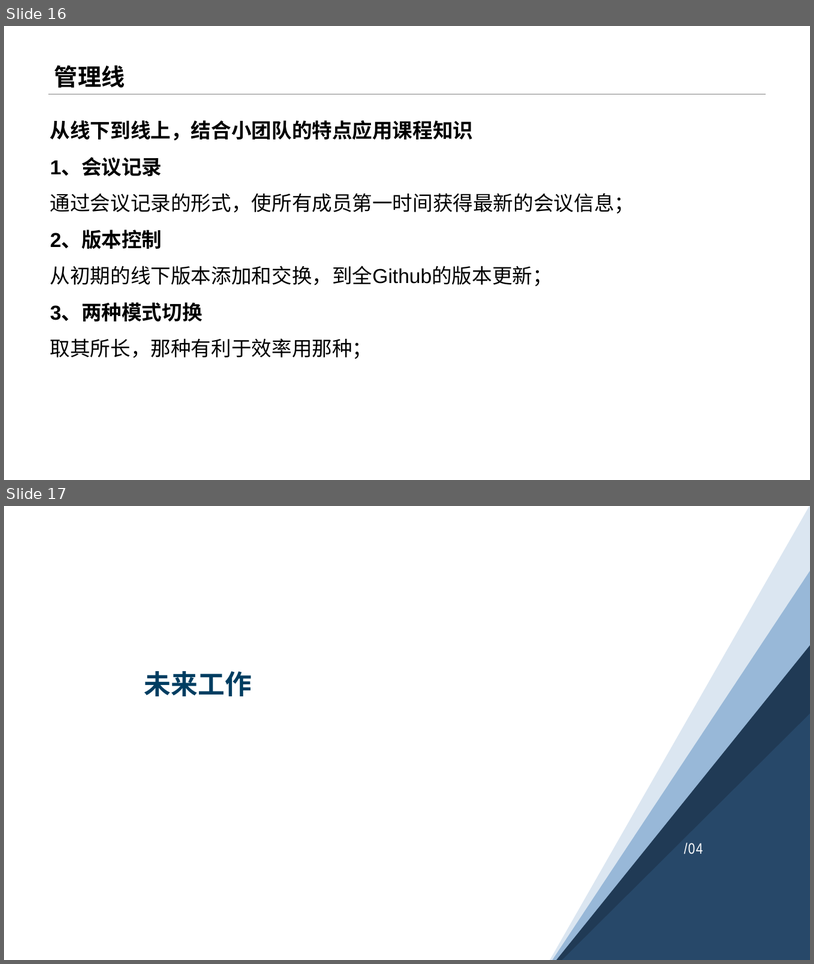
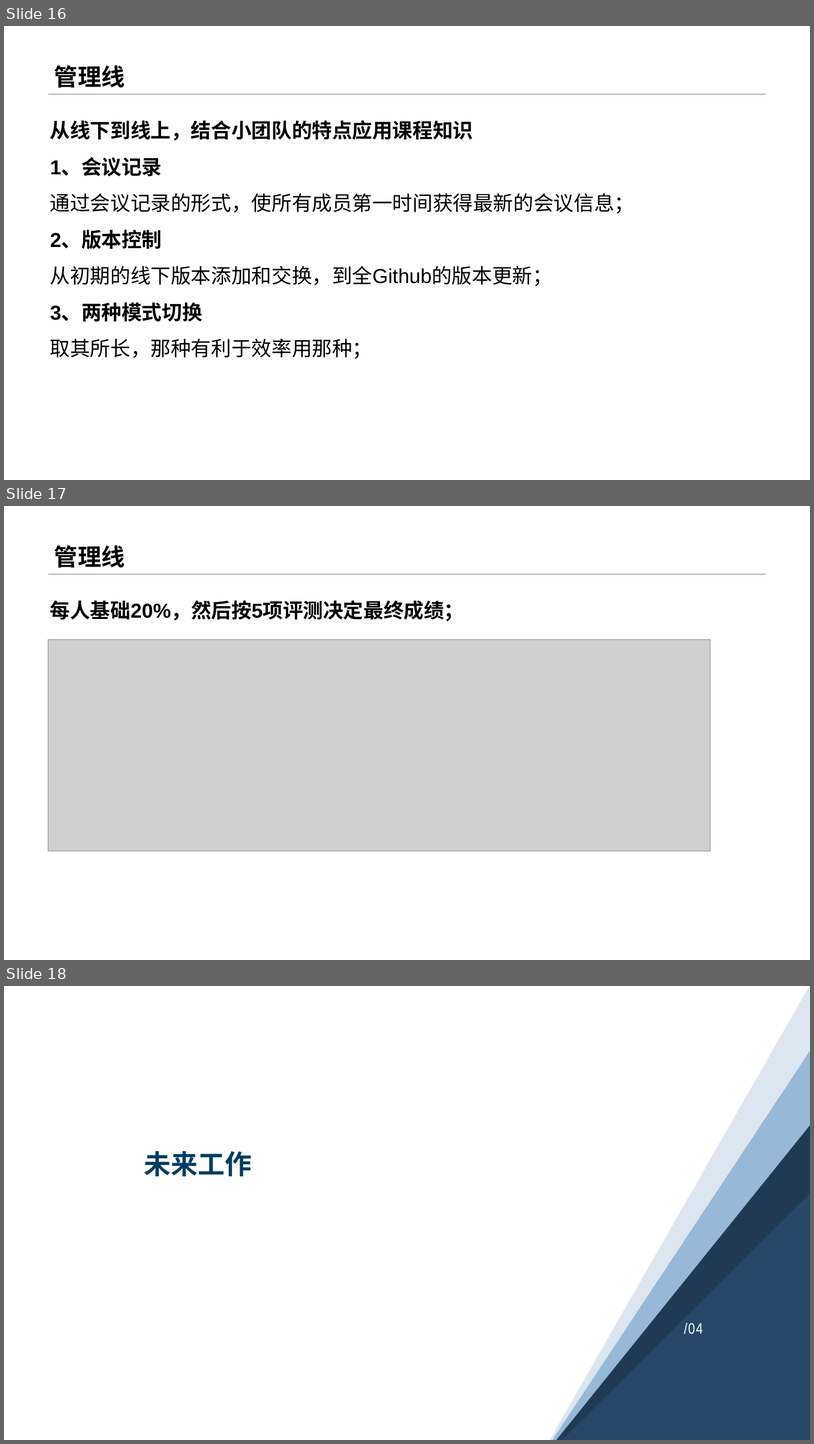
Before and after one commit to sebuaa2019/Team108, a slide deck: 申优答辩工作/申优答辩/Team108-申优答辩.pptx. Shown one above the other, each under a label of ours: slides 16 and 17 before the commit, slides 16, 17 and 18 after it. The pictures are 814x964 and 814x1444 pixels, drawn with LibreOffice and Linux fonts; fonts in the diff are those of the drawing; grey boxes stand for pictures. Boxes give left, top, right and bottom in pixels: in the first picture for what was removed or moved away, otherwise in the second. Text is boxed around its words. In the diff, an @@ line names an element or a change of style, - is before the commit and + after.

```diff
--- a/申优答辩工作/申优答辩/Team108-申优答辩.pptx
+++ b/申优答辩工作/申优答辩/Team108-申优答辩.pptx
@@ slide 17 added at box(4, 506, 810, 960), background #FFFFFF; not listed: 1 template element that a slide beside it also shows @@
@@ title added at box(54, 545, 125, 568), 28 pt, text #000000, bold @@
+管理线
@@ text added at box(50, 600, 465, 621), 24 pt, text #000000, bold @@
+每人基础20%，然后按5项评测决定最终成绩；
@@ picture added at box(48, 640, 711, 851) @@
@@ what was slide 17 is now slide 18 @@
```
